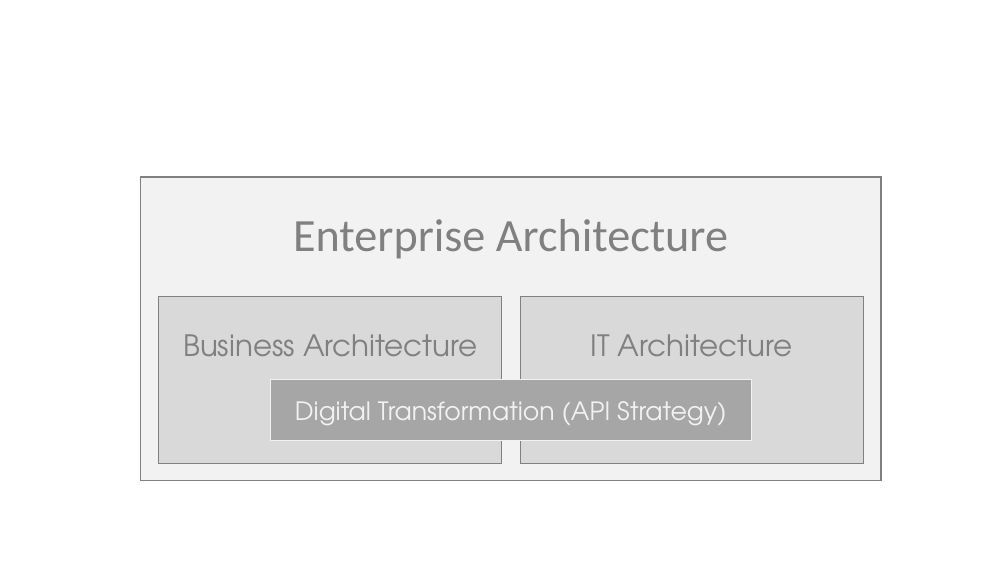
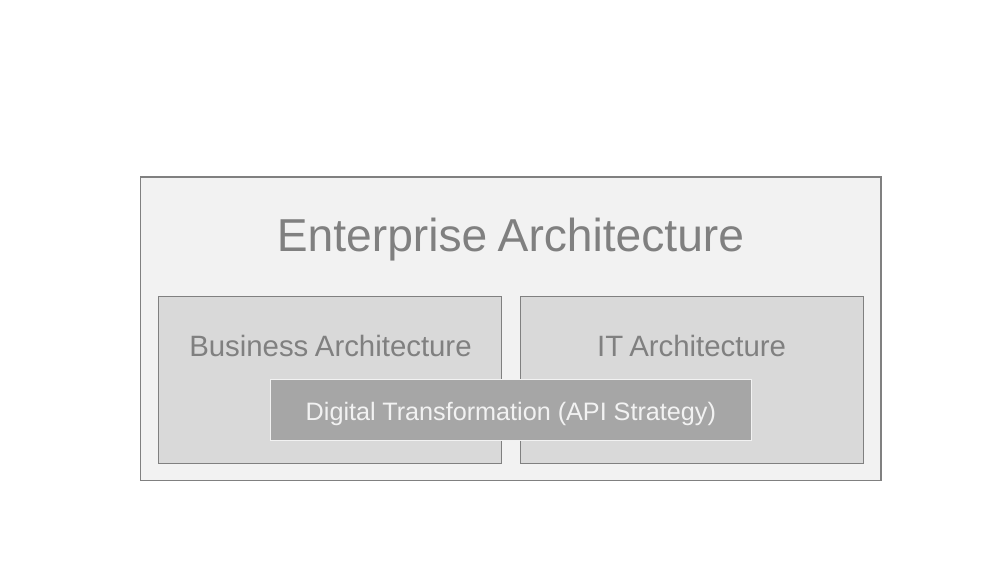
Before and after one commit to dret/lectures, a slide deck: slide 1 of webinar-2020/img/architecture-api-strategy.pptx. Drawn at 1008x567 pixels with LibreOffice and Linux fonts; fonts in the diff are those of the drawing. Boxes give left, top, right and bottom in pixels: in the first picture for what was removed or moved away, otherwise in the second. Text is boxed around its words. In the diff, an @@ line names an element or a change of style, - is before the commit and + after.

```diff
--- a/webinar-2020/img/architecture-api-strategy.pptx
+++ b/webinar-2020/img/architecture-api-strategy.pptx
@@ rectangle "Enterprise Architecture" at bbox=[141, 177, 882, 480]: font Calibri to Arial @@
@@ font TeX Gyre Adventor to Arial in 3 elements at bbox=[159, 296, 502, 464], bbox=[520, 296, 864, 464], bbox=[271, 380, 751, 441] @@
```
Also in this commit, not shown: 1 other file.
